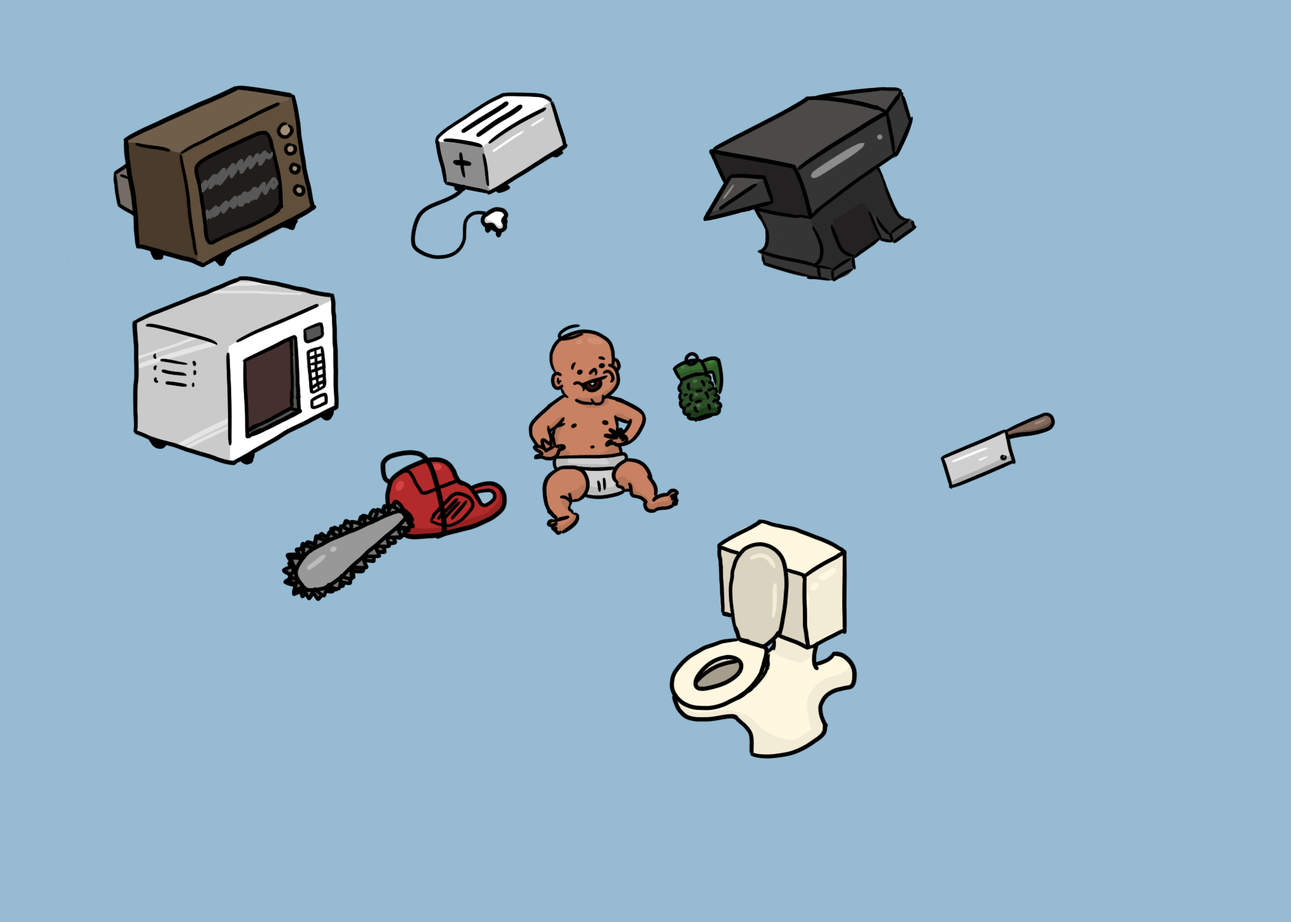
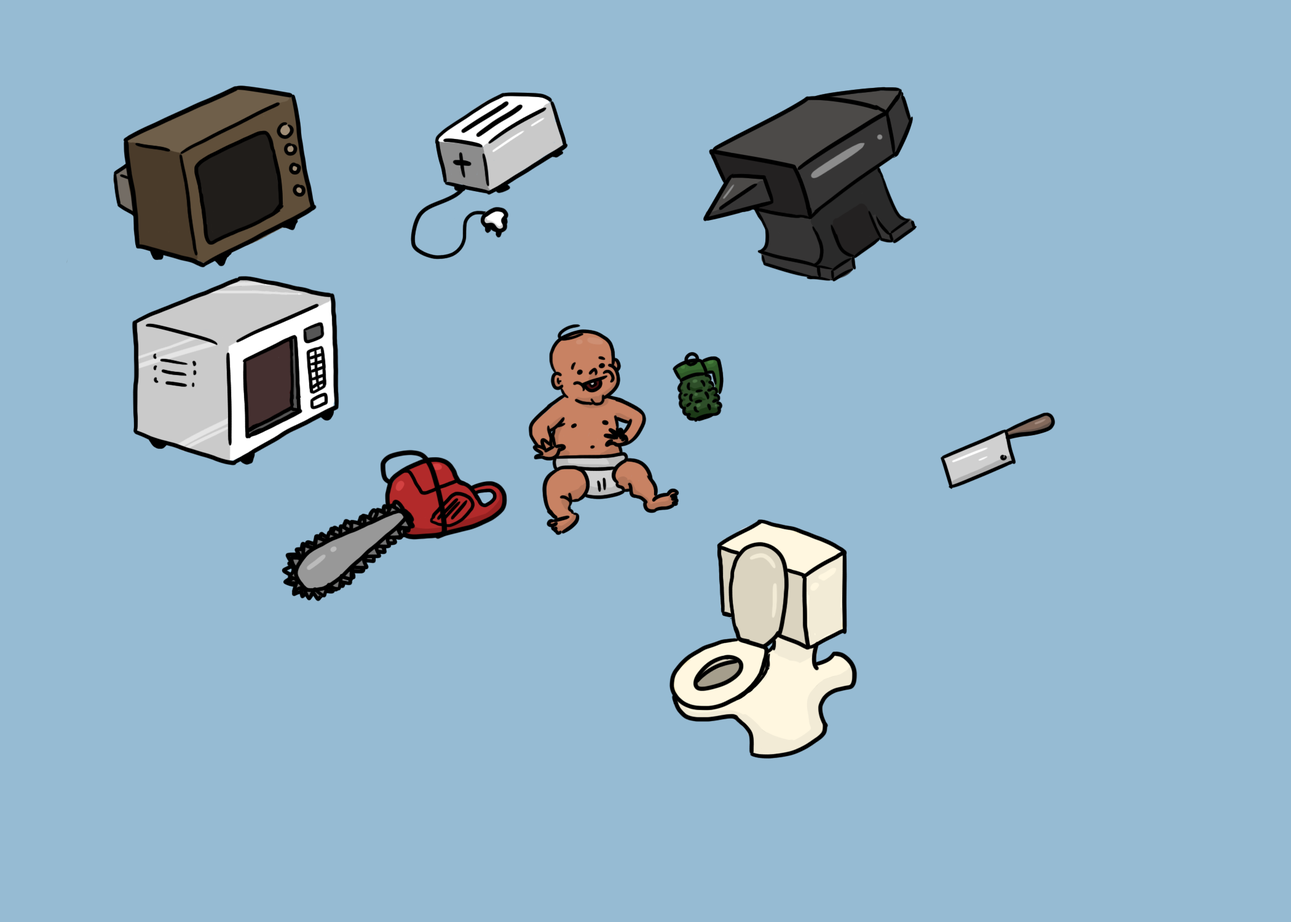
Layered file, before and after one edit (1291×922). Changes by layer:
hid "Layer 26" over (x1=201, y1=150, x2=342, y2=592)
hid "Layer 33" over (x1=201, y1=151, x2=279, y2=221)
hid "Layer 32" over (x1=200, y1=150, x2=279, y2=222)
